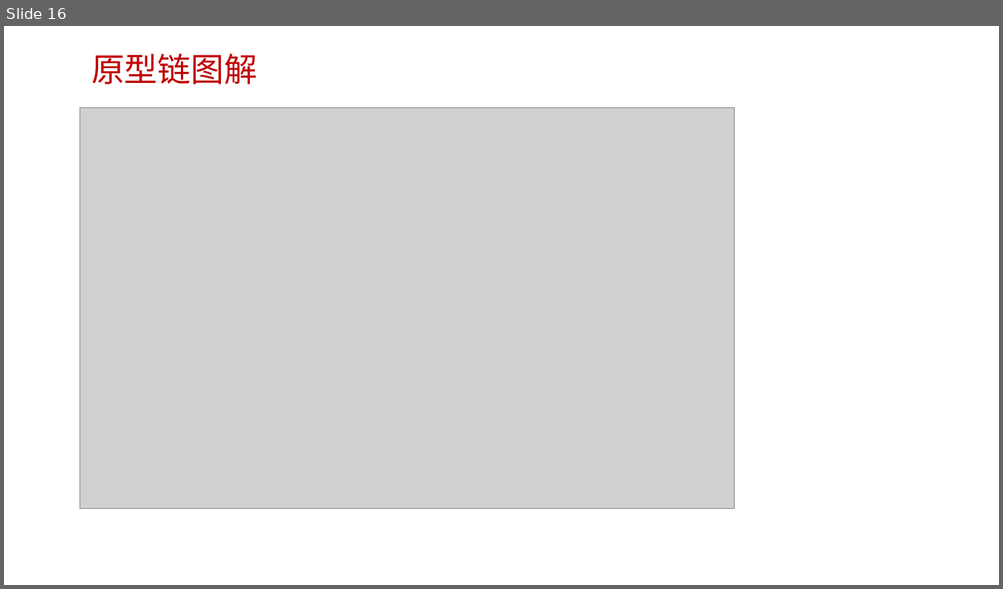
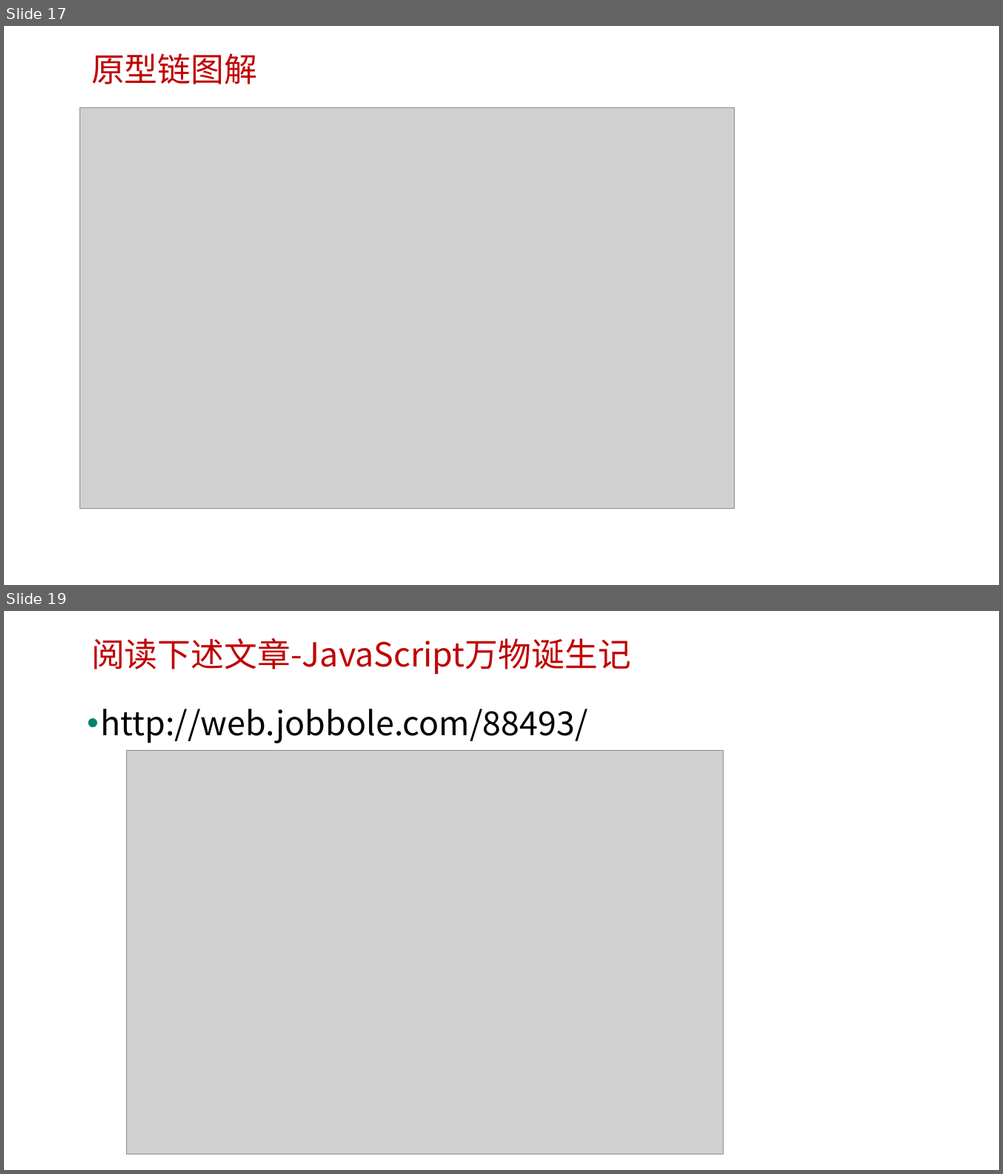
Before and after one commit to edu2act/course-javascript-advanced, a slide deck: 课程PPT/17.深入理解JS的继承方式.pptx. Shown one above the other, each under a label of ours: slide 16 before the commit, slides 17 and 19 after it; the slides between them are not shown. The pictures are 1003x589 and 1003x1174 pixels, drawn with LibreOffice and Linux fonts; fonts in the diff are those of the drawing; grey boxes stand for pictures; background and template pictures are left out. Boxes give left, top, right and bottom in pixels: in the first picture for what was removed or moved away, otherwise in the second. Text is boxed around its words. In the diff, an @@ line names an element or a change of style, - is before the commit and + after.

```diff
--- a/课程PPT/17.深入理解JS的继承方式.pptx
+++ b/课程PPT/17.深入理解JS的继承方式.pptx
@@ slide 19 added at [4,611,999,1170], background picture (left out) @@
@@ text added at [91,638,631,675], 32 pt, text #C00000 @@
+阅读下述文章-JavaScript万物诞生记
@@ text added at [101,709,588,743], 32 pt, text #000000 @@
+• http://web.jobbole.com/88493/
@@ picture added at [126,751,723,1155] @@
@@ what was slide 16 is now slide 17 @@
```
Also in this commit, not shown: 5 slides changed, 1 other slide added, 5 other files.
